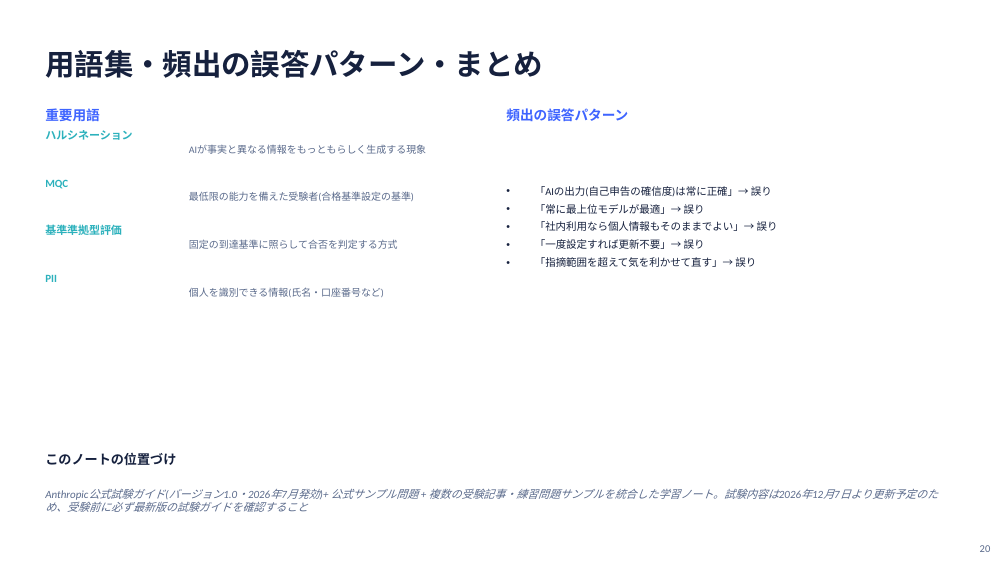
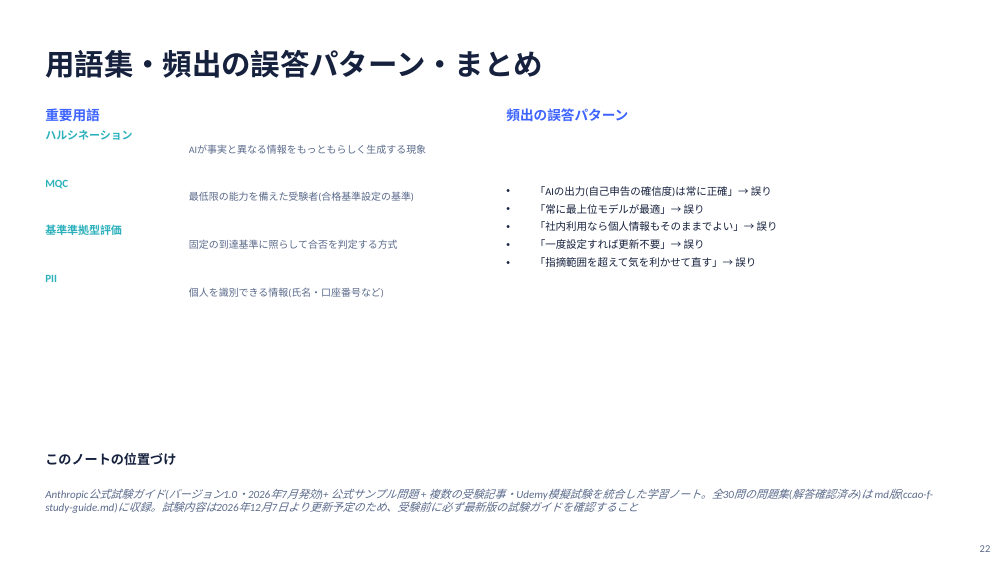
Before and after one commit to w-index-m/tech-notes, a slide deck: slide 22 of ccao-f-study-guide.pptx (slide 20 before the commit). Drawn at 1008x567 pixels with LibreOffice and Linux fonts; fonts in the diff are those of the drawing. Boxes give left, top, right and bottom in pixels: in the first picture for what was removed or moved away, otherwise in the second. Text is boxed around its words. In the diff, an @@ line names an element or a change of style, - is before the commit and + after.

```diff
--- a/ccao-f-study-guide.pptx
+++ b/ccao-f-study-guide.pptx
@@ text at [45,489,933,513]: text changed @@
-Anthropic公式試験ガイド(バージョン1.0・2026年7月発効)+ 公式サンプル問題 + 複数の受験記事・練習問題サンプルを統合した学習ノート。試験内容は2026年12月7日より更新予定のため、受験前に必ず最新版の試験ガイドを確認すること
+Anthropic公式試験ガイド(バージョン1.0・2026年7月発効)+ 公式サンプル問題 + 複数の受験記事・Udemy模擬試験を統合した学習ノート。全30問の問題集(解答確認済み)は md版(ccao-f-study-guide.md)に収録。試験内容は2026年12月7日より更新予定のため、受験前に必ず最新版の試験ガイドを確認すること
@@ text at [980,545,991,552]: text changed @@
-20
+22
```
Also in this commit, not shown: 8 other slides changed, 2 slides added.
